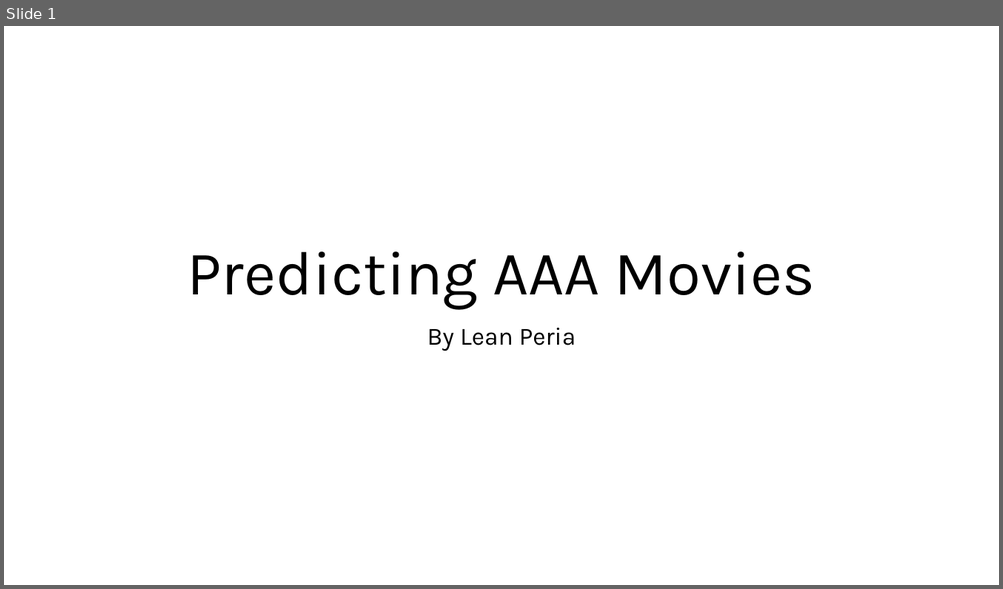
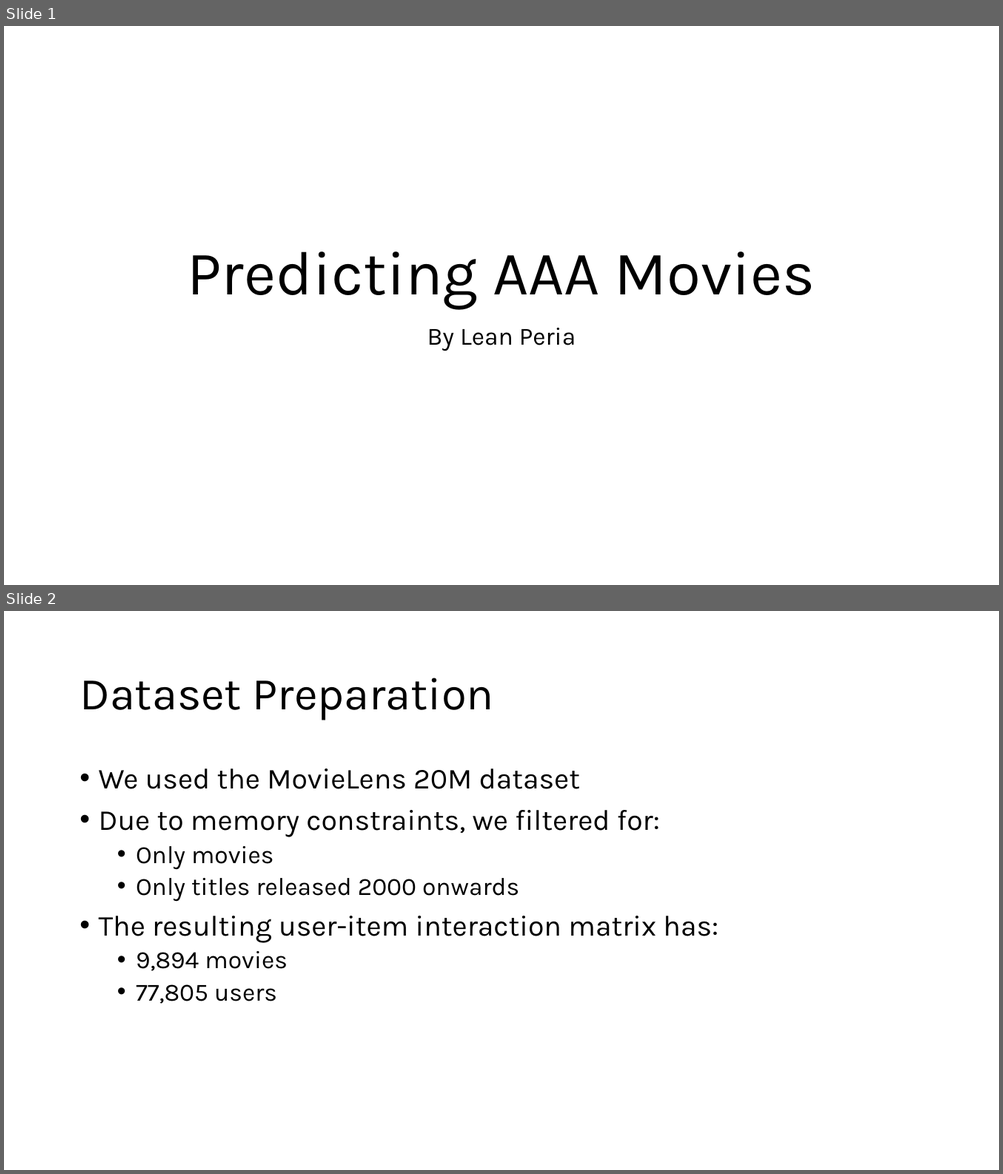
Before and after one commit to leanperia/MoviesRecommendedByLean, a slide deck: Slide Deck - Movie Recommender.pptx. Shown one above the other, each under a label of ours: slide 1 before the commit, slides 1 and 2 after it. The pictures are 1003x589 and 1003x1174 pixels, drawn with LibreOffice and Linux fonts; fonts in the diff are those of the drawing. Boxes give left, top, right and bottom in pixels: in the first picture for what was removed or moved away, otherwise in the second. Text is boxed around its words. In the diff, an @@ line names an element or a change of style, - is before the commit and + after.

```diff
--- a/Slide Deck - Movie Recommender.pptx
+++ b/Slide Deck - Movie Recommender.pptx
@@ slide 2 added at (4,611,999,1170), background #FFFFFF @@
@@ title added at (79,678,494,721), 44 pt, text #000000 @@
+Dataset Preparation
@@ text added at (99,769,718,1004), 28 pt, text #000000 @@
+• We used the MovieLens 20M dataset
+• Due to memory constraints, we filtered for:
+  • Only movies
+  • Only titles released 2000 onwards
+• The resulting user-item interaction matrix has:
+  • 9,894 movies
+  • 77,805 users
```
Also in this commit, not shown: 5 other slides added, 1 slide removed, 3 other files.
